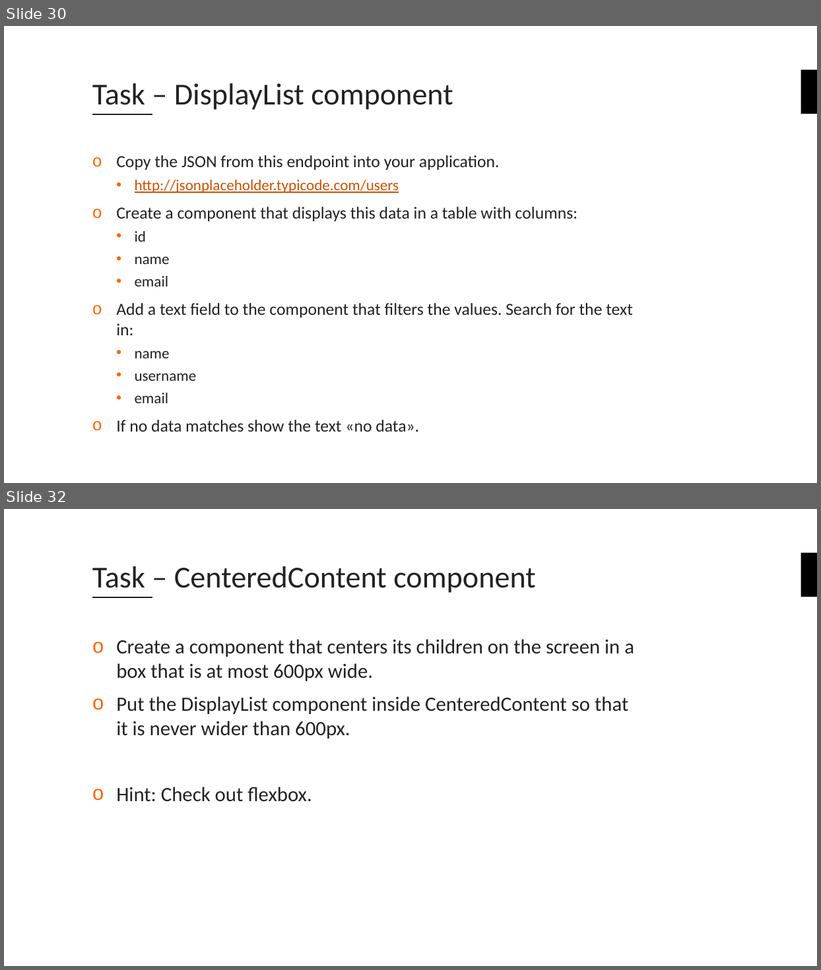
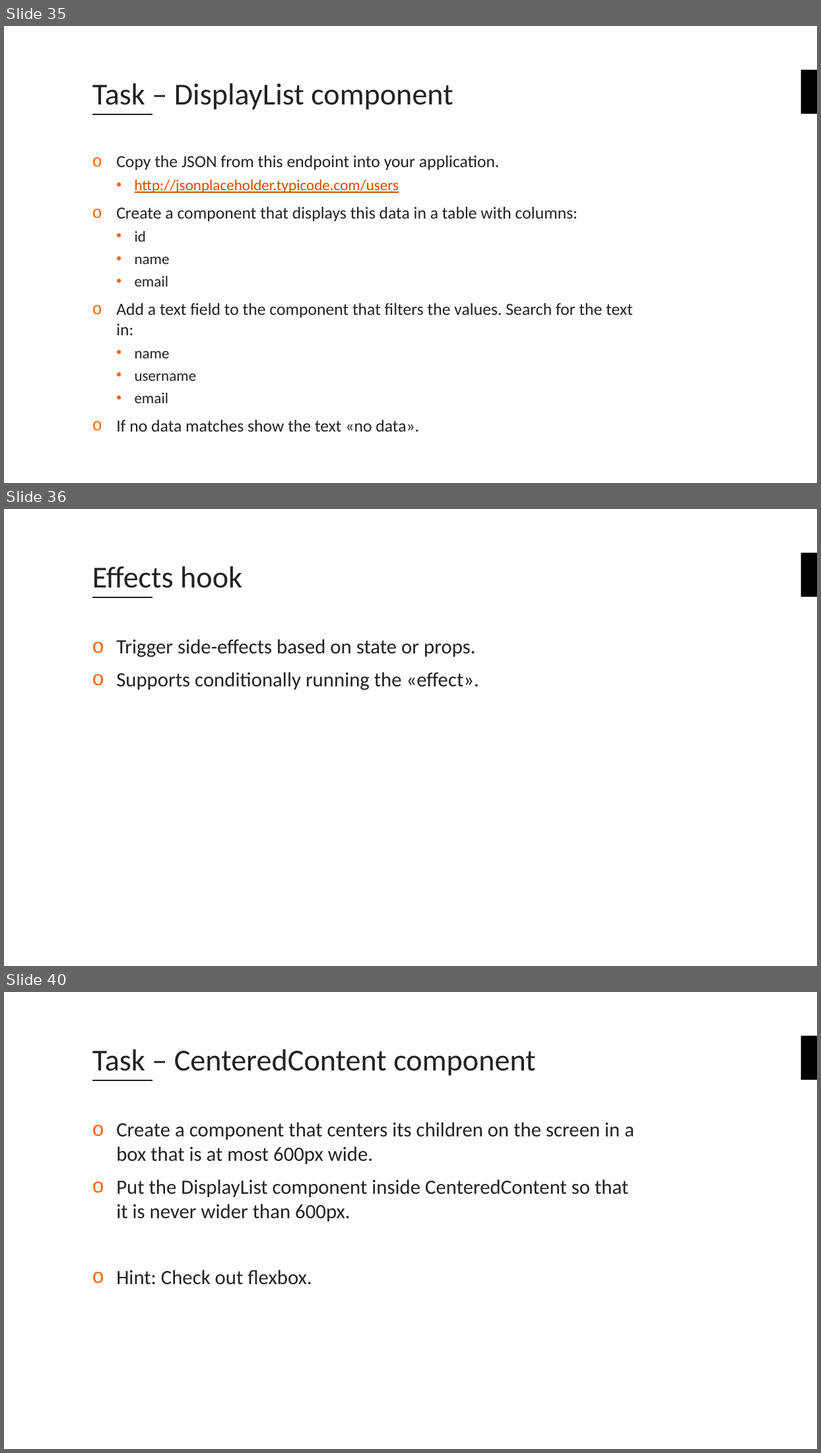
Before and after one commit to fuzzheim/create-react-app-workshop, a slide deck: Create-React-App-Workshop.pptx. Shown one above the other, each under a label of ours: slides 30 and 32 before the commit, slides 35, 36 and 40 after it; the slides between them are not shown. The pictures are 821x970 and 821x1453 pixels, drawn with LibreOffice and Linux fonts; fonts in the diff are those of the drawing; background and template pictures are left out. Boxes give left, top, right and bottom in pixels: in the first picture for what was removed or moved away, otherwise in the second. Text is boxed around its words. In the diff, an @@ line names an element or a change of style, - is before the commit and + after.

```diff
--- a/Create-React-App-Workshop.pptx
+++ b/Create-React-App-Workshop.pptx
@@ slide 36 added at [4, 509, 817, 966], background #FFFFFF; not listed: 2 template elements that a slide beside it also shows @@
@@ title added at [92, 566, 242, 588], 36 pt, text #222222 @@
+Effects hook
@@ text added at [116, 639, 479, 691], 24 pt, text #222222 @@
+o Trigger side-effects based on state or props.
+o Supports conditionally running the «effect».
@@ what was slide 30 is now slide 35 @@
@@ what was slide 32 is now slide 40 @@
```
Also in this commit, not shown: 2 slides changed, 4 other slides added, 3 slides removed.
